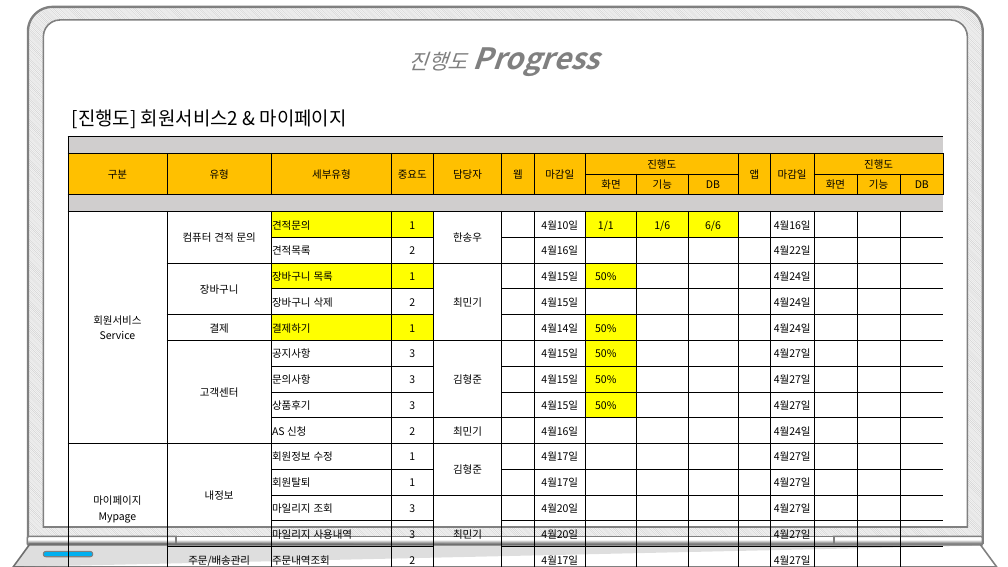
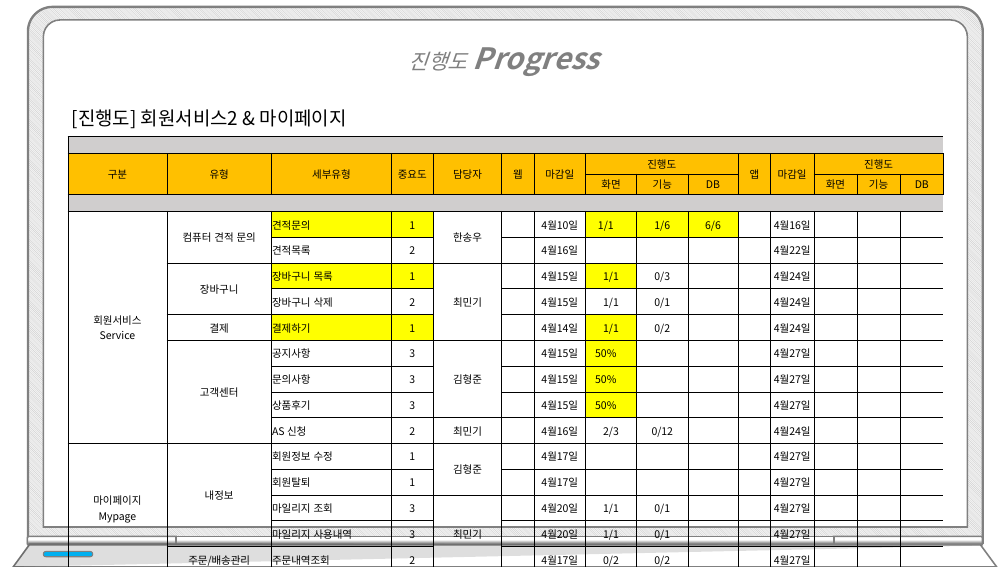
Before and after one commit to hhsw07/ezen-academy-projects, a slide deck: slide 8 of WebContent/발표/3차/프로젝트5_3차.pptx. Drawn at 1008x567 pixels with LibreOffice and Linux fonts; fonts in the diff are those of the drawing. Boxes give left, top, right and bottom in pixels: in the first picture for what was removed or moved away, otherwise in the second. Text is boxed around its words. In the diff, an @@ line names an element or a change of style, - is before the commit and + after.

```diff
--- a/WebContent/발표/3차/프로젝트5_3차.pptx
+++ b/WebContent/발표/3차/프로젝트5_3차.pptx
@@ table at [68, 137, 944, 567] @@
-row 7, column 8: 50%
+row 7, column 8: 1/1
-row 7, column 9: 
+row 7, column 9: 0/3
-row 8, column 8: 
+row 8, column 8: 1/1
-row 8, column 9: 
+row 8, column 9: 0/1
-row 9, column 8: 50%
+row 9, column 8: 1/1
-row 9, column 9: 
+row 9, column 9: 0/2
-row 13, column 8: 
+row 13, column 8: 2/3
-row 13, column 9: 
+row 13, column 9: 0/12
-row 16, column 8: 
+row 16, column 8: 1/1
-row 16, column 9: 
+row 16, column 9: 0/1
-row 17, column 8: 
+row 17, column 8: 1/1
-row 17, column 9: 
+row 17, column 9: 0/1
-row 18, column 8: 
+row 18, column 8: 0/2
-row 18, column 9: 
+row 18, column 9: 0/2
```
Also in this commit, not shown: 14 other slides changed.
